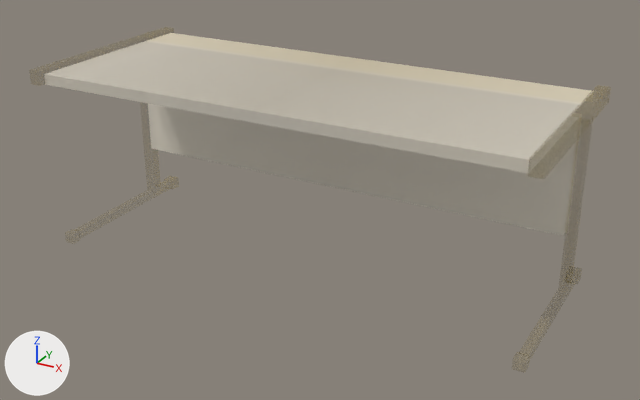
Renders of the FBX model Assets/Props3DModels/MesaProfessor 1.fbx from each side of a commit.
Rendered twice from a 50 mm camera at (7.79, -13.54, 8.26) aimed at (0.25, 0.17, 1.41). Lighting does not change. The marker at lower left points along +X, +Y and +Z.

The older version as bpy lines, for what is in view:
```python
mat_material_002 = bpy.data.materials.new('Material.002')
mat_material_002.use_nodes = True; mat_material_002.node_tree.nodes.clear()
_N = mat_material_002.node_tree.nodes; _L = mat_material_002.node_tree.links
n0 = _N.new('ShaderNodeBsdfPrincipled'); n0.name = 'Principled BSDF'
n0.inputs[2].default_value = 0.4  # 'Roughness'
n1 = _N.new('ShaderNodeOutputMaterial'); n1.name = 'Material Output'
n2 = _N.new('ShaderNodeTexImage'); n2.name = 'Image Texture'
n2.image = img_pallete_test_png
n3 = _N.new('ShaderNodeTexImage'); n3.name = 'Image Texture.001'
n3.image = img_pallete_test_png
_L.new(n2.outputs[0], n0.inputs[0])  # 'Color' to 'Base Color'
_L.new(n3.outputs[0], n0.inputs[4])  # 'Color' to 'Alpha'
_L.new(n0.outputs[0], n1.inputs[0])  # 'BSDF' to 'Surface'
me_cube_005 = bpy.data.meshes.new('Cube.005')
me_cube_005.from_pydata(...)  # 190 vertices, 188 faces; spans x -4.96..4.96, y -1.81..2.34, z -0.01..3.76
me_cube_005.materials.append(mat_material_002)
ob_cube_001 = bpy.data.objects.new('Cube.001', me_cube_005)
ob_cube_001.location = (0.0, 0.0, 0.0)
```
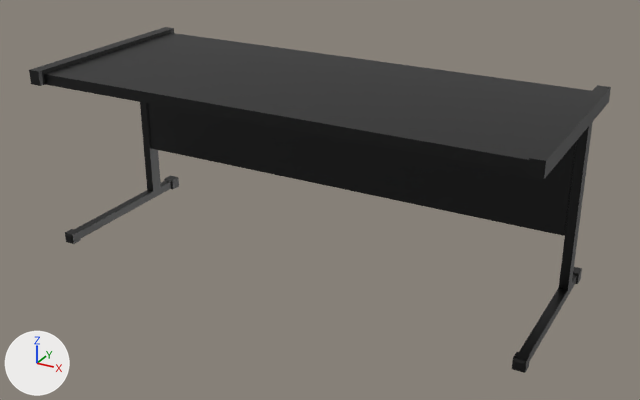
Location of each change, [x1, y1, x2, y2] in pixels of the pictures (640 x 400 px):
'Cube.001', surface changed (grey to black)
    both: [29, 27, 611, 373]
part 1 of me_cube_005, surface changed (grey to black)
    before: [44, 33, 594, 236]
    after: [29, 27, 611, 373]

What changed in the scene script:
```text
Change img_pallete_test_png:
    img_pallete_test_png: load_image('pallete Test.png', '../Models/pallete Test.png', 8, 8, 'Non-Color') -> load_image('pallete Test.png', '../Models/pallete Test.png', 8, 8, 'sRGB')
Change mat_material_002:
    remove n3 = _N.new('ShaderNodeTexImage'); n3.name = 'Image Texture.001'
    remove n3.image = img_pallete_test_png
    where n0 = _N.new('ShaderNodeBsdfPrincipled'); n0.name = 'Principled BSDF'
    remove _L.new(n3.outputs[0], n0.inputs[4])  # 'Color' to 'Alpha'
Change me_cube_005:
    where me_cube_005.from_pydata(...)  # 190 vertices, 188 faces; spans x -4.96..4.96, y -1.81..2.34, z -0.01..3.76
    used by ob_cube_001; location = (0.0, 0.0, 0.0)
    me_cube_005 part 1: texture (UV) coordinates of 188 of 188 faces, centred in x -4.96..4.96, y -1.81..2.34, z -0.01..3.76, changed; they spanned u 0.53..0.7, v 0.52..0.6 and now span u 0.53..0.7, v 0.78..0.86
```
